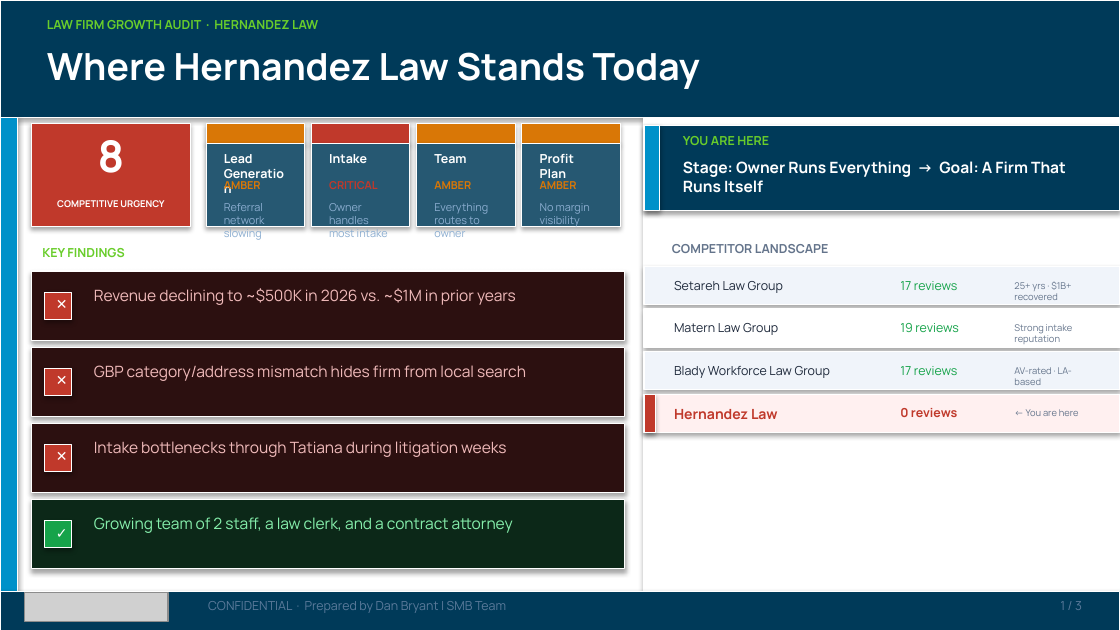
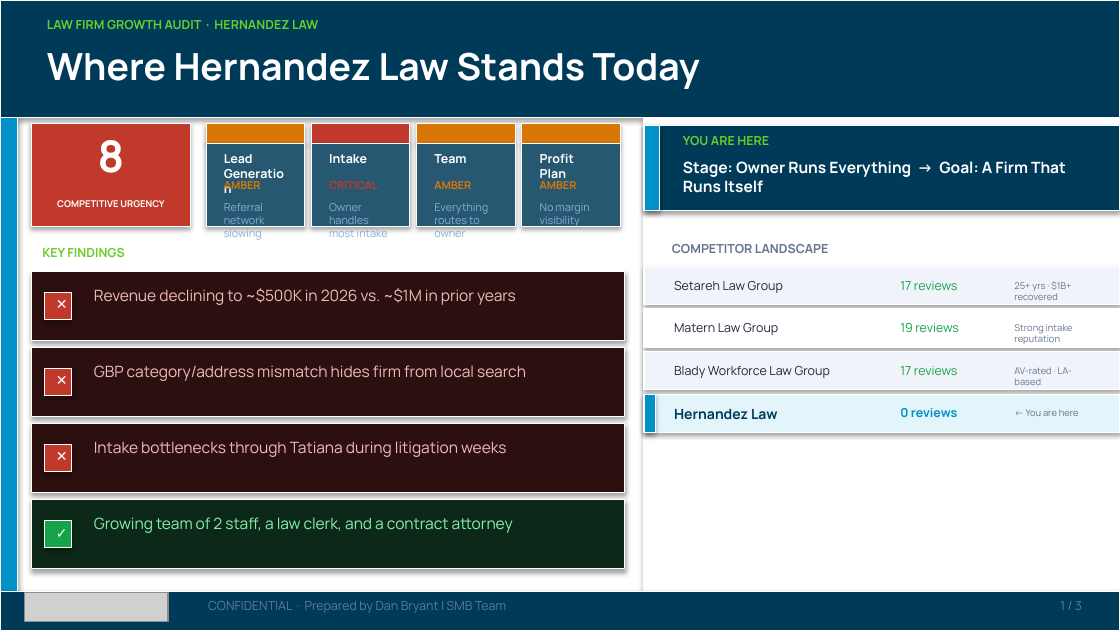
Before and after one commit to SMB-Team-Technology/workwith-smbteam, a slide deck: slide 1 of hernandez-law/Hernandez_Law_August 14, 2026_Proposal.pptx. Drawn at 1120x630 pixels with LibreOffice and Linux fonts; fonts in the diff are those of the drawing; grey boxes stand for pictures. Boxes give left, top, right and bottom in pixels: in the first picture for what was removed or moved away, otherwise in the second. Text is boxed around its words. In the diff, an @@ line names an element or a change of style, - is before the commit and + after.

```diff
--- a/hernandez-law/Hernandez_Law_August 14, 2026_Proposal.pptx
+++ b/hernandez-law/Hernandez_Law_August 14, 2026_Proposal.pptx
@@ rectangle at bbox=[644, 394, 1120, 432]: fill #FFF0F0 to #E3F4FA @@
@@ rectangle at bbox=[644, 394, 655, 432]: fill #C0392B to #0091C9 @@
@@ text "Hernandez Law" at bbox=[674, 409, 778, 420]: text colour #C0392B to #003A59 @@
@@ text "0 reviews" at bbox=[900, 408, 957, 417]: text colour #C0392B to #0091C9 @@
```
Also in this commit, not shown: 2 other files.
